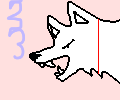
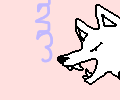
Two versions of the same layered image (120 × 100). Layer-by-layer changes:
painted on "1_" over 6, 0, 120, 85
